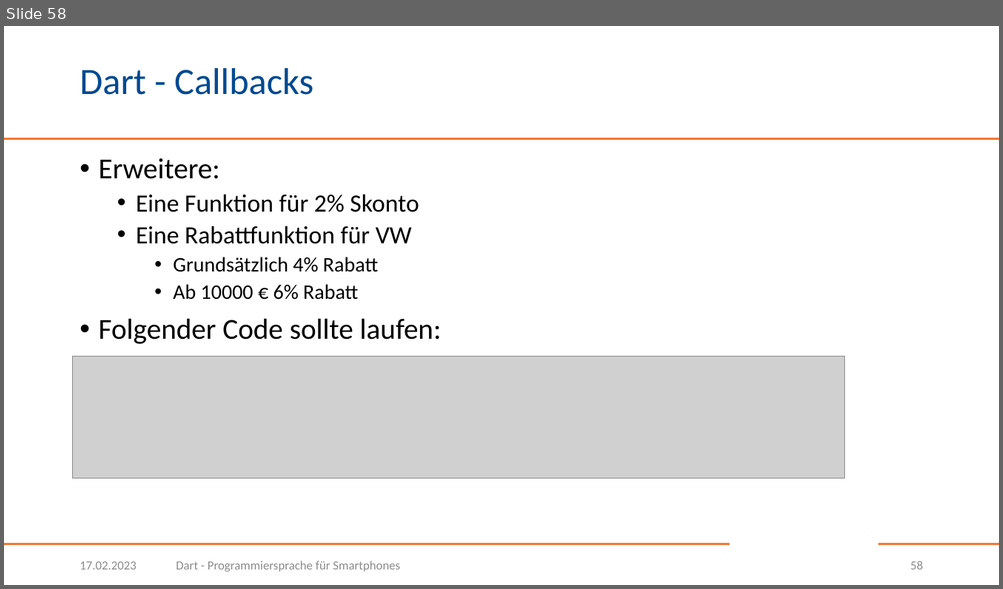
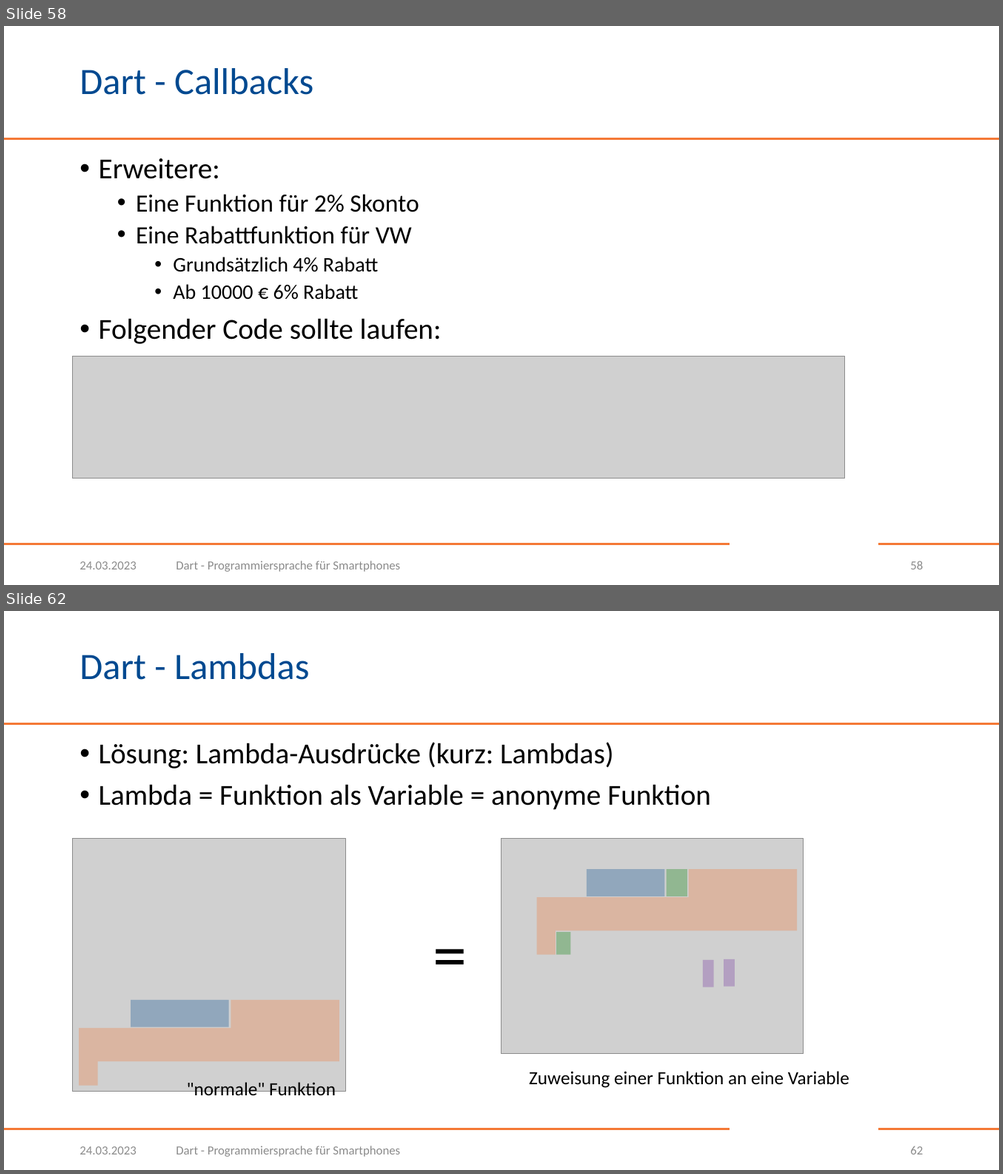
Before and after one commit to BogyMitutoyoCTL/DecisionMakingApp, a slide deck: presentations/Dart.pptx. Shown one above the other, each under a label of ours: slide 58 before the commit, slides 58 and 62 after it; the slides between them are not shown. The pictures are 1003x589 and 1003x1174 pixels, drawn with LibreOffice and Linux fonts; fonts in the diff are those of the drawing; grey boxes stand for pictures; background and template pictures are left out. Boxes give left, top, right and bottom in pixels: in the first picture for what was removed or moved away, otherwise in the second. Text is boxed around its words. In the diff, an @@ line names an element or a change of style, - is before the commit and + after.

Commit message:
Add slides for lambdas

```diff
--- a/presentations/Dart.pptx
+++ b/presentations/Dart.pptx
@@ slide 62 added at <box>4,611,999,1170</box>, background #FFFFFF; not listed: 3 template elements that a slide beside it also shows @@
@@ title added at <box>79,653,309,680</box>, 36 pt, text #004990 @@
+Dart - Lambdas
@@ text added at <box>99,742,711,810</box>, 28 pt, text #000000 @@
+• Lösung: Lambda-Ausdrücke (kurz: Lambdas)
+• Lambda = Funktion als Variable = anonyme Funktion
@@ picture added at <box>73,839,346,1092</box> @@
@@ picture added at <box>502,839,803,1054</box> @@
@@ freeform shape added at <box>537,869,797,955</box>, fill #F47836 at 30% opacity @@
@@ rectangle added at <box>586,869,665,896</box>, fill #004990 at 30% opacity @@
@@ rectangle added at <box>666,869,688,896</box>, fill #008000 at 30% opacity @@
@@ text added at <box>426,907,475,997</box>, 66 pt, text #000000 @@
+=
@@ rectangle added at <box>556,933,570,955</box>, fill #008000 at 30% opacity @@
@@ rectangle added at <box>703,960,714,987</box>, fill #7030A0 at 30% opacity @@
@@ rectangle added at <box>724,960,735,986</box>, fill #7030A0 at 30% opacity @@
@@ freeform shape added at <box>79,1000,339,1086</box>, fill #F47836 at 30% opacity @@
@@ rectangle added at <box>131,1000,228,1028</box>, fill #004990 at 30% opacity @@
@@ text added at <box>529,1071,849,1088</box>, 18 pt, text #000000 @@
+Zuweisung einer Funktion an eine Variable
@@ text added at <box>187,1082,336,1100</box>, 18 pt, text #000000 @@
+"normale" Funktion
@@ text added at <box>79,1147,136,1155</box>, 12 pt, text #8C8C8C @@
+24.03.2023
@@ text added at <box>176,1146,400,1157</box>, 12 pt, text #8C8C8C @@
+Dart - Programmiersprache für Smartphones
@@ page number added at <box>910,1147,922,1155</box>, 12 pt, text #8C8C8C @@
+62
@@ slide 58 changed as well @@
@@ text at <box>79,562,136,570</box>: text changed @@
-17.02.2023
+24.03.2023
```
Also in this commit, not shown: 57 other slides changed, 5 other slides added.
